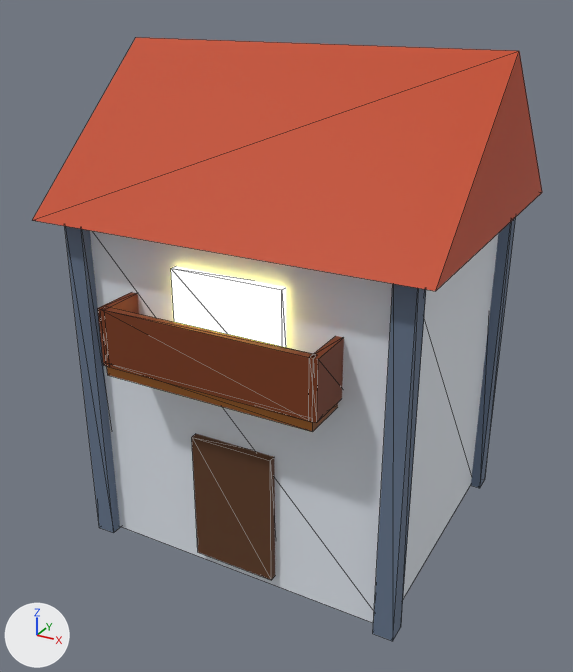
One commit to the glTF model modelos/entorno/casa_escriba.glb: the scene before it, then after it.
One viewpoint serves both versions: a 50 mm lens placed at (2.85, -5.45, 4.47), pointed at (-0.04, -0.2, 1.85). The axes (+X, +Y, +Z) are drawn at lower left. The lights are the same throughout. The picture after the commit comes second. Mesh edges are drawn as thin lines. Where no turn or scale is listed for an object, it has been applied to the vertices. Vertices at exactly the same position are counted once.
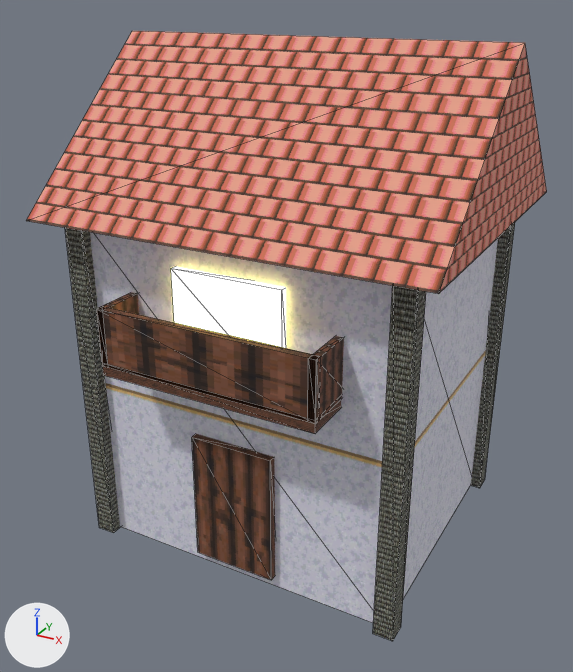
Patch to the scene script:
```diff
--- a/modelos/entorno/casa_escriba.glb.py
+++ b/modelos/entorno/casa_escriba.glb.py
@@ me_cube @@
 me_cube.from_pydata(...)  # 8 vertices, 12 faces; spans x -1.3..1.3, y -1.1..1.1, z -1.4..1.4
-me_cube.materials.append(mat_mat_marmol_sigilia)  # white #e2e8f0
+me_cube.materials.append(mat_mat_escriba_marmol)  # picture img_marmol_sigilia_tile
@@ me_cube_001 @@
 me_cube_001.from_pydata(...)  # 8 vertices, 12 faces; spans x -0.08..0.08, y -0.08..0.08, z -1.41..1.41
-me_cube_001.materials.append(mat_mat_piedra_plaza)  # blue #64748b
+me_cube_001.materials.append(mat_mat_escriba_piedra)  # picture img_forja_mamposteria_tile
@@ me_cube_003 @@
 me_cube_003.from_pydata(...)  # 8 vertices, 12 faces; spans x -0.08..0.08, y -0.08..0.08, z -1.41..1.41
-me_cube_003.materials.append(mat_mat_piedra_plaza)  # blue #64748b
+me_cube_003.materials.append(mat_mat_escriba_piedra)  # picture img_forja_mamposteria_tile
@@ me_cube_004 @@
 me_cube_004.from_pydata(...)  # 8 vertices, 12 faces; spans x -0.08..0.08, y -0.08..0.08, z -1.41..1.41
-me_cube_004.materials.append(mat_mat_piedra_plaza)  # blue #64748b
+me_cube_004.materials.append(mat_mat_escriba_piedra)  # picture img_forja_mamposteria_tile
@@ me_escriba_techo @@
-me_escriba_techo.from_pydata(...)  # 6 vertices, 8 faces; spans x -1.55..1.55, y -1.35..1.35, z 2.9..4.1
-me_escriba_techo.materials.append(mat_mat_teja_cobriza)  # orange #c2410c
+me_escriba_techo.from_pydata(...)  # 6 vertices, 8 faces; spans x -1.58..1.58, y -1.38..1.38, z 2.9..4.15
+# me_escriba_techo part 1: the whole mesh is scaled about its middle by (1.02, 1.02, 1.04), then moved by (0.0, 0.0, 0.02)
+# me_escriba_techo part 2: texture (UV) coordinates changed
+me_escriba_techo.materials.append(mat_mat_escriba_teja)  # picture img_teja_cobriza_tile
@@ me_cube_005 @@
 me_cube_005.from_pydata(...)  # 8 vertices, 12 faces; spans x -0.5..0.5, y -0.5..0.5, z -0.5..0.5
-me_cube_005.materials.append(mat_mat_madera_tablas)  # brown #854d0e
+me_cube_005.materials.append(mat_mat_escriba_madera)  # picture img_pared_troncos_tile
@@ me_cube_006 @@
 me_cube_006.from_pydata(...)  # 8 vertices, 12 faces; spans x -0.5..0.5, y -0.5..0.5, z -0.5..0.5
-me_cube_006.materials.append(mat_mat_madera_viga)  # brown #78350f
+me_cube_006.materials.append(mat_mat_escriba_madera)  # picture img_pared_troncos_tile
@@ me_cube_007 @@
 me_cube_007.from_pydata(...)  # 8 vertices, 12 faces; spans x -0.5..0.5, y -0.5..0.5, z -0.5..0.5
-me_cube_007.materials.append(mat_mat_madera_viga)  # brown #78350f
+me_cube_007.materials.append(mat_mat_escriba_madera)  # picture img_pared_troncos_tile
@@ me_cube_008 @@
 me_cube_008.from_pydata(...)  # 8 vertices, 12 faces; spans x -0.5..0.5, y -0.5..0.5, z -0.5..0.5
-me_cube_008.materials.append(mat_mat_madera_viga)  # brown #78350f
+me_cube_008.materials.append(mat_mat_escriba_madera)  # picture img_pared_troncos_tile
@@ me_cube_010 @@
 me_cube_010.from_pydata(...)  # 8 vertices, 12 faces; spans x -0.35..0.35, y -0.05..0.05, z -0.55..0.55
-me_cube_010.materials.append(mat_mat_madera_tronco)  # brown #5c381e
+me_cube_010.materials.append(mat_mat_escriba_madera)  # picture img_pared_troncos_tile
@@ ob_cube_005 @@
 ob_cube_005.location = (0.0, -1.25, 1.9)
-ob_cube_005.scale = (1.7, 0.45, 0.1)
+ob_cube_005.scale = (1.75, 0.48, 0.1)
@@ ob_cube_006 @@
 ob_cube_006 = bpy.data.objects.new('Cube.006', me_cube_006)
-ob_cube_006.location = (0.0, -1.45, 2.15)
-ob_cube_006.scale = (1.7, 0.06, 0.45)
+ob_cube_006.location = (0.0, -1.46, 2.15)
+ob_cube_006.scale = (1.75, 0.06, 0.45)
@@ ob_cube_007 @@
 ob_cube_007.location = (-0.85, -1.25, 2.15)
-ob_cube_007.scale = (0.06, 0.45, 0.45)
+ob_cube_007.scale = (0.06, 0.48, 0.45)
@@ ob_cube_008 @@
 ob_cube_008.location = (0.85, -1.25, 2.15)
-ob_cube_008.scale = (0.06, 0.45, 0.45)
+ob_cube_008.scale = (0.06, 0.48, 0.45)
```

Location of each change, [x1, y1, x2, y2] in pixels of the pictures (573 x 672 px; the box of a moved part takes in the faces that stretch with it):
'Escriba_Techo', recoloured, surface changed, rescaled
    before: [33, 37, 542, 291]
    after: [26, 31, 547, 294]
'Cube', recoloured
    both: [90, 232, 498, 623]
'Cube.006', recoloured, moved, rescaled
    before: [100, 307, 314, 422]
    after: [97, 306, 316, 422]
'Cube.003', recoloured (blue to grey)
    both: [373, 286, 426, 641]
'Cube.010', recoloured
    both: [192, 434, 275, 579]
'Cube.001', recoloured
    both: [65, 228, 120, 533]
'Cube.004', recoloured
    both: [471, 223, 515, 488]
'Cube.005', recoloured, rescaled (9% taller)
    before: [107, 367, 338, 432]
    after: [103, 363, 341, 434]
'Cube.008', recoloured, rescaled
    before: [310, 336, 344, 423]
    after: [308, 336, 344, 424]
'Cube.007', recoloured, rescaled
    before: [98, 292, 139, 366]
    after: [96, 292, 139, 367]
part 1 of me_escriba_techo, moved or reshaped
    before: [33, 37, 542, 291]
    after: [26, 31, 547, 294]
